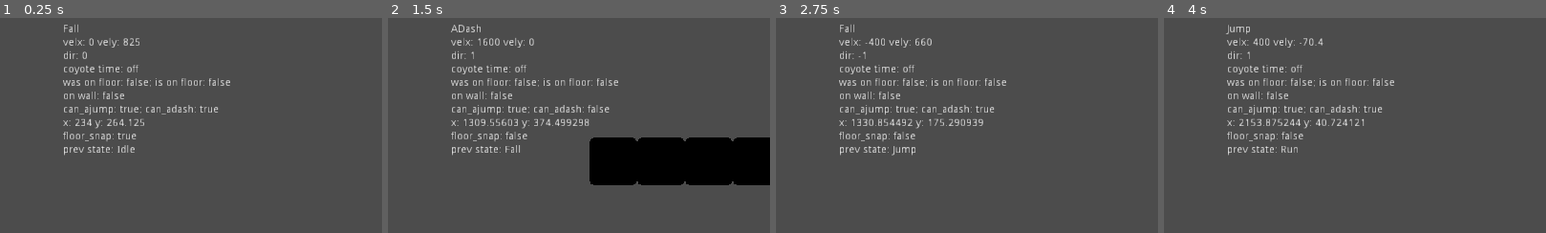
Above: before the commit, frames 1-4 (left to right).
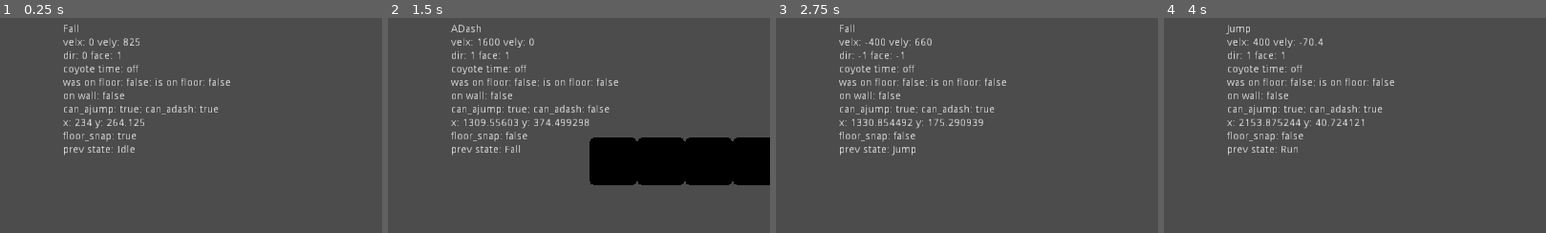
Above: after the commit, the same moments.

Repository: azylazide/godot-player-statemachine
Game: Godot game, scene res://fsm/fsm.tscn
Two runs of this game, one before a commit and one after it. Both use one fixed random seed, a clock stepped at 60 frames per second and the inputs below. The engine's default icon, where the game draws it, is replaced by a stand-in: a white triangle on a blue panel in a dark square.
Inputs:
- Up to frame 1 (0.25 s): no input
- Up to frame 2 (1.5 s): hold Up (jump) 0.53-1.28 s; hold Right (right) from 0.53 s (still down); tap X (dash) at 1.35 s
- Up to frame 3 (2.75 s): tap Up (jump) at 1.52, 1.55, 1.82 s; release Right (right) at 2.03 s; hold Left (left) from 2.03 s (still down); hold Up (jump) from 2.03 s (still down)
- Up to frame 4 (4 s): release Left (left) at 2.78 s; release Up (jump) at 2.78 s; hold Right (right) from 2.78 s (still down); tap X (dash) at 2.85 s; tap Up (jump) at 3.02, 3.05, 3.32 s; hold Up (jump) from 3.53 s (still down)
The pictures show only the part of the screen within x 40-90%, y 0-50%; the shares and areas given below are measured in that part.

The runs differ from the first frame. In frame 1, less than 0.1% of the frame differs, in the area x 23-32%, y 15-20%; in frame 2, less than 0.1%; in frame 3, less than 0.1%, in the area x 24-34%, y 15-20%; in frame 4, less than 0.1%.

Commit message:
can wall jump cannot however wall kick (only jumps up) face direction doesnt seem to update on wall

Diff:
--- a/fsm/player/Jump.gd
+++ b/fsm/player/Jump.gd
@@ -1,4 +1,10 @@
 extends "res://fsm/player/OnAir.gd"
+
+onready var walljump_holder:= $WallJumpHold
+
+func _ready() -> void:
+	#should be WALL_KICK_TIME but fix this since this _ready fires before player _ready
+	walljump_holder.wait_time = 2
 
 func enter(_prev_info:={}) -> void:
 	.enter(_prev_info)
@@ -9,13 +15,25 @@
 		player.velocity.y = player.jump_force*0.8
 	elif _prev_state.name == "GDash":
 		player.velocity.y = player.jump_force*1.2
+	elif _prev_state.name == "WallCling":
+		walljump_holder.start()
+		player.velocity.x = player.face_direction*player.wall_kick
+		player.velocity.y = player.jump_force
 	else:
 		player.velocity.y = player.jump_force
 
 	#apply horizontal velocity if coming from wall cling or a wall jump
 
 func state_physics(_delta: float) -> void:
-	.state_physics(_delta)
+	player.apply_gravity(_delta)
+	if _prev_state.name == "WallCling" and not walljump_holder.is_stopped():
+		pass
+	else:
+		player.calculate_velocity()
+	player.prior_grounded()
+	player.apply_movement()
+	player.after_grounded()
+	player.wall_collision()
 
 	#transition after peak of jump
 	if player.velocity.y > 0:
--- a/fsm/player/Statemachine.gd
+++ b/fsm/player/Statemachine.gd
@@ -8,7 +8,7 @@
 func _process(_delta: float) -> void:
 	owner.get_node("VBoxContainer/Label").text = current_state.name
 	owner.get_node("VBoxContainer/Label2").text = "velx: " + str(stepify(owner.velocity.x,0.01)) + " vely: " + str(stepify(owner.velocity.y,0.01))
-	owner.get_node("VBoxContainer/Label3").text = "dir: " + str(owner.get_direction())
+	owner.get_node("VBoxContainer/Label3").text = "dir: " + str(owner.get_direction()) + " face: " +str(owner.face_direction)
 	owner.get_node("VBoxContainer/Label4").text = "coyote time: " + ("off" if owner.coyote_timer.is_stopped() else "on")
 	owner.get_node("VBoxContainer/Label5").text = "was on floor: " + ("true" if owner.was_on_floor else "false") + "; is on floor: " + ("true" if owner.on_floor else "false")
 	owner.get_node("VBoxContainer/Label6").text = "on wall: " + ("true" if owner.on_wall else "false")
--- a/fsm/player/WallCling.gd
+++ b/fsm/player/WallCling.gd
@@ -3,7 +3,7 @@
 onready var clingtimer:= $ClingTime
 
 func _ready() -> void:
-	clingtimer.wait_time = 0.2
+	clingtimer.wait_time = 0.1
 
 func enter(_prev_info:={}) -> void:
 #	.enter(_prev_info)
@@ -11,6 +11,8 @@
 	#halt momentum at start of wall slide
 	player.velocity.x = 0
 	player.velocity.y = 0
+
+	player.face_direction = sign(-player.wall_normal.x)
 
 	player.wall_cooldown.start()
 	clingtimer.start()
@@ -47,6 +49,7 @@
 func state_input(_event: InputEvent) -> void:
 	#if player leaves wall by jumping off
 	if _event.is_action_pressed("jump"):
+		state_machine.switch_states("Jump")
 		pass
 	#if player dashes off wall
 	elif _event.is_action_pressed("dash"):
--- a/fsm/player/player.gd
+++ b/fsm/player/player.gd
@@ -13,6 +13,8 @@
 export(float) var DASH_COOLDOWN_TIME = 0.3
 export(float) var GAP_LENGTH = 12.5
 export(float) var WALL_COOLDOWN_TIME = 0.2
+export(float) var WALL_KICK_POWER = 5.0
+export(float) var WALL_KICK_TIME = 1.5
 
 var velocity:= Vector2.ZERO
 var jump_force: float
@@ -30,6 +32,7 @@
 var on_wall: bool
 var floor_snap: bool
 var wall_normal:= Vector2.ZERO
+var wall_kick: float
 
 onready var dash_cooldown:= $DashCooldown
 var can_adash:= true
@@ -56,6 +59,7 @@
 	min_jump_force = -_jump_vel(MIN_JUMP_HEIGHT,GAP_LENGTH/2.0)
 	#calculate dash constant
 	dash_force = _dash_speed()
+	wall_kick = _wall_kick()
 
 	#initialize values
 	on_floor = is_on_floor()
@@ -182,6 +186,9 @@
 func _dash_speed() -> float:
 	return DASH_LENGTH*_tile_units/DASH_TIME
 
+func _wall_kick():
+	return WALL_KICK_POWER*_tile_units/WALL_KICK_TIME
+
 #debug
 func _unhandled_input(event: InputEvent) -> void:
 	if event.is_action_pressed("debug_esc"):
--- a/fsm/player/player.tscn
+++ b/fsm/player/player.tscn
@@ -55,6 +55,9 @@
 
 [node name="Jump" type="Node" parent="MainSM/MovementStates/OnAir" groups=["PlayerStates"]]
 script = ExtResource( 7 )
+
+[node name="WallJumpHold" type="Timer" parent="MainSM/MovementStates/OnAir/Jump"]
+one_shot = true
 
 [node name="Fall" type="Node" parent="MainSM/MovementStates/OnAir" groups=["PlayerStates"]]
 script = ExtResource( 8 )
